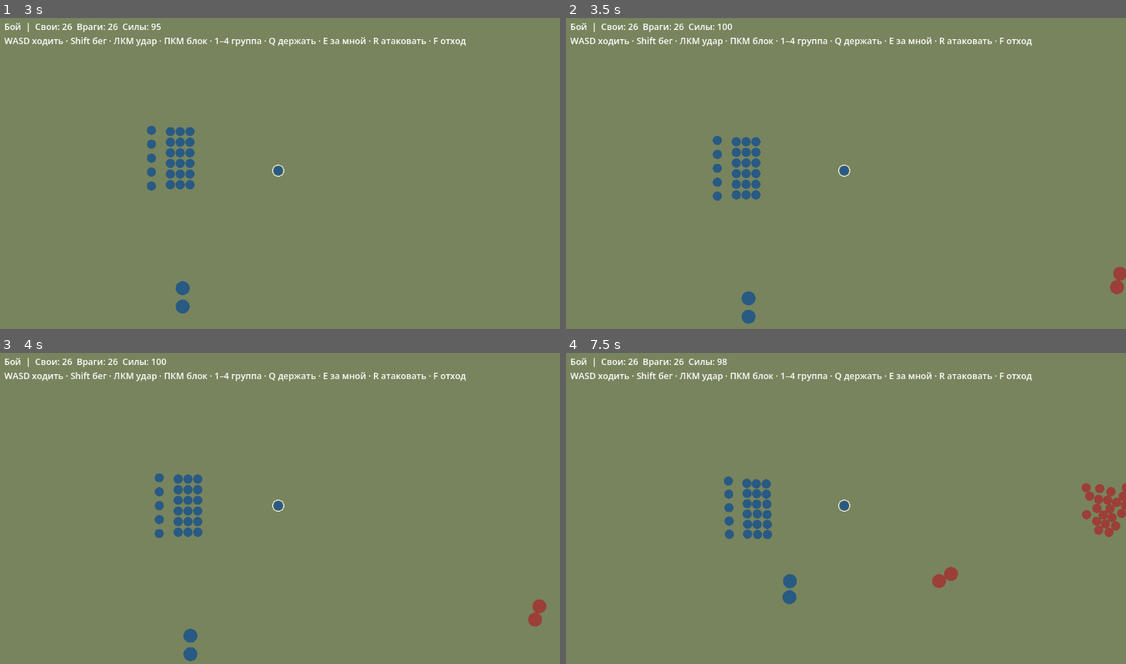
Above: before the commit, frames 1-4 (two rows, left to right).
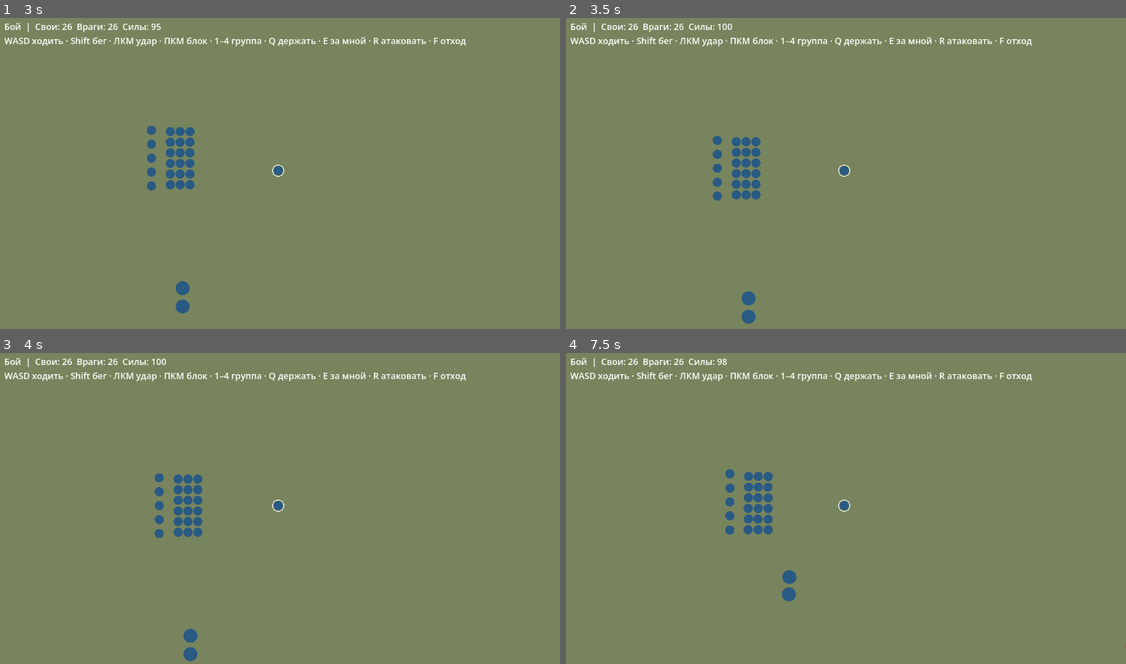
Above: after the commit, the same moments.

Repository: akglebak16/iron-standard
Game: Godot game, scene res://app/main.tscn
Two runs of this game, one before a commit and one after it. Both use one fixed random seed, a clock stepped at 60 frames per second and the inputs below.
Inputs (mouse positions are in pixels of both pictures, inside the frame that each line leads up to):
- Up to frame 1 (3 s): tap Enter at 0.5 s; move the mouse to (403, 154) at 0.52 s; hold D 0.53-1.28 s; hold Shift 0.53-1.28 s; click (403, 154) at 0.67 s; move the mouse to (168, 185) at 1.27 s; hold S 1.28-2.03 s; tap 1 at 1.35 s; move the mouse to (336, 101) at 2.02 s; hold D 2.03-2.78 s; tap 2 at 2.1 s; move the mouse to (252, 232) at 2.77 s; hold W from 2.78 s (still down); tap 3 at 2.85 s; click (252, 232) at 2.92 s
- Up to frame 2 (3.5 s): keep holding W
- Up to frame 3 (4 s): move the mouse to (448, 552) at 3.52 s; release W at 3.53 s; hold A from 3.53 s (still down); tap 4 at 3.6 s
- Up to frame 4 (7.5 s): move the mouse to (672, 458) at 4.27 s; tap one key every 0.75 s from 4.35 s: Q E R F Shift; move the mouse to (874, 505) at 5.02 s; release A at 5.03 s; hold S 5.03-5.78 s; click (874, 505) at 5.17 s; move the mouse to (762, 427) at 5.77 s; hold D 5.78-6.53 s; move the mouse to (969, 489) at 6.52 s; hold W 6.53-7.28 s; move the mouse to (734, 520) at 7.27 s; hold D from 7.28 s (still down); click (734, 520) at 7.42 s

Frame 1 is identical in both runs. In frame 2, 0.2% of the frame differs, in the area x 97-100%, y 80-89%; in frame 3, 0.2%; in frame 4, 2.0%, in the area x 28-100%, y 37-95%.

Commit message:
Перенести тактику отрядов и следование герою

Diff:
--- a/godot/battle/application/factory.gd
+++ b/godot/battle/application/factory.gd
@@ -5,7 +5,6 @@
 const State = preload("res://battle/model/state.gd")
 const Unit = preload("res://battle/model/unit.gd")
 const Session = preload("res://battle/application/session.gd")
-const Config = preload("res://battle/config.gd")
 
 static func create(setup: Setup, catalog: Catalog) -> Session:
 	if setup == null or catalog == null or not setup.hero_position.is_finite():
@@ -29,6 +28,4 @@
 	hero.block_chance = float(troop.block)
 	hero.shield_block = float(troop.get("shb", 0))
 	state.add_unit(hero)
-	for group in state.groups[1]:
-		group.order = Config.ORDER_CHARGE
 	return Session.new(state, hero, rng)
--- a/godot/battle/application/session.gd
+++ b/godot/battle/application/session.gd
@@ -2,6 +2,7 @@
 const Morale = preload("res://battle/rules/morale.gd")
 const CombatStep = preload("res://battle/rules/combat_step.gd")
 const Movement = preload("res://battle/rules/movement.gd")
+const Tactics = preload("res://battle/rules/tactics.gd")
 ## Single writer for a running battle. No SceneTree, Input, files or translated text.
 const State = preload("res://battle/model/state.gd")
 const Unit = preload("res://battle/model/unit.gd")
@@ -17,6 +18,7 @@
 var _orders: Array[Dictionary] = []
 var _outcome: Outcome = Outcome.RUNNING
 var _tick: int = 0
+var _elapsed_seconds: float = 0.0
 
 func _init(state: State, hero: Unit, rng: RandomNumberGenerator) -> void:
 	assert(state != null and hero != null and rng != null)
@@ -45,6 +47,9 @@
 	for command in _orders:
 		_state.give_order(command.order, command.point, command.selection)
 	_orders.clear()
+	_elapsed_seconds += dt
+	Tactics.enemy_step(_state, 1, _elapsed_seconds, dt)
+	Tactics.follow_hero(_state, _hero)
 	HeroControl.step(_state, _hero, _input, dt, _rng)
 	var spatial_index = Movement.step(_state, dt, _hero.position, _hero.facing, _rng)
 	CombatStep.step(_state, dt, _rng, spatial_index)
--- a/godot/battle/config.gd
+++ b/godot/battle/config.gd
@@ -45,6 +45,24 @@
 const SPEED_RANDOM_MAX := 1.06
 const FOLLOW_REAR_OFFSET := [50.0, 135.0, 60.0]
 const FOLLOW_CAVALRY_SIDE_OFFSET := 170.0
+const AI_INFANTRY_CHARGE_DISTANCE := 215.0
+const AI_INFANTRY_FORCE_CHARGE_SECONDS := 80.0
+const AI_GROUP_ADVANCE_DELAY_SECONDS := 2.5
+const AI_INFANTRY_ADVANCE_SPEED := 40.0
+const AI_ARCHER_CHARGE_DISTANCE := 105.0
+const AI_ARCHER_NO_INFANTRY_CHARGE_DISTANCE := 190.0
+const AI_ARCHER_ADVANCE_DISTANCE := 325.0
+const AI_ARCHER_ADVANCE_WITH_INFANTRY_SPEED := 40.0
+const AI_ARCHER_ADVANCE_ALONE_SPEED := 30.0
+const AI_CAVALRY_FLANK_DELAY_SECONDS := 4.0
+const AI_CAVALRY_FLANK_OFFSET := 430.0
+const AI_CAVALRY_FLANK_EDGE := 120.0
+const AI_CAVALRY_FLANK_PROGRESS := 0.7
+const AI_CAVALRY_FLANK_SPEED := 105.0
+const AI_CAVALRY_WAYPOINT_ARRIVAL := 60.0
+const AI_CAVALRY_CHARGE_DISTANCE := 250.0
+const AI_TACTIC_WAIT := "wait"
+const AI_TACTIC_FLANK := "flank"
 const FOOT_STEERING_RATE := 10.0
 const HORSE_STEERING_RATE := 2.4
 const ARRIVAL_DISTANCE := 2.0
--- a/godot/battle/model/group.gd
+++ b/godot/battle/model/group.gd
@@ -8,6 +8,8 @@
 var direction: float
 var order: String = Config.ORDER_HOLD
 var backing: bool = false
+var tactic_state: String = Config.AI_TACTIC_WAIT
+var waypoint: Vector2 = Vector2.ZERO
 var units: Array[Unit] = []
 
 func _init(group_side: int, group_kind: int, at: Vector2, facing: float) -> void:
--- a/godot/battle/rules/movement.gd
+++ b/godot/battle/rules/movement.gd
@@ -11,16 +11,7 @@
 static func step(battle: State, dt: float, hero_position: Vector2, hero_facing: float = 0.0, rng: RandomNumberGenerator = null) -> SpatialIndex:
 	if dt <= 0.0:
 		return null
-	var foe := battle.centroid(1)
 	var index: SpatialIndex = SpatialIndex.new(battle.units) if battle.units.size() >= Config.SPATIAL_MIN_UNITS else null
-	for group: Group in battle.groups[0]:
-		if group.order != Config.ORDER_FOLLOW:
-			continue
-		var facing := (foe - hero_position).angle() if foe != Vector2.INF else hero_facing
-		group.direction = facing
-		var rear: float = Config.FOLLOW_REAR_OFFSET[group.kind]
-		var lateral := Config.FOLLOW_CAVALRY_SIDE_OFFSET if group.kind == Config.GROUP_CAVALRY else 0.0
-		group.center = hero_position - Vector2(cos(facing), sin(facing)) * rear + Vector2(-sin(facing), cos(facing)) * lateral
 	for unit_index in battle.units.size():
 		var unit: Unit = battle.units[unit_index]
 		if unit.dead or unit.gone or unit.hero:
--- /dev/null
+++ b/godot/battle/rules/tactics.gd
@@ -0,0 +1,70 @@
+extends RefCounted
+## Single-player sideBrain() and playerFollow() from src/03_battle.js.
+const Config = preload("res://battle/config.gd")
+const State = preload("res://battle/model/state.gd")
+const Group = preload("res://battle/model/group.gd")
+const Unit = preload("res://battle/model/unit.gd")
+
+static func enemy_step(battle: State, side: int, elapsed: float, dt: float) -> void:
+	var foe := battle.centroid(1 - side)
+	var own := battle.centroid(side)
+	if foe == Vector2.INF or own == Vector2.INF:
+		return
+	var groups: Array = battle.groups[side]
+	var infantry: Group = groups[Config.GROUP_INFANTRY]
+	var archers: Group = groups[Config.GROUP_ARCHERS]
+	var cavalry: Group = groups[Config.GROUP_CAVALRY]
+	var has_infantry := not infantry.active_units().is_empty()
+	if infantry.order != Config.ORDER_CHARGE:
+		var nearest := _nearest_foe_distance(battle, infantry.center, 1 - side)
+		if nearest < Config.AI_INFANTRY_CHARGE_DISTANCE or elapsed > Config.AI_INFANTRY_FORCE_CHARGE_SECONDS:
+			infantry.order = Config.ORDER_CHARGE
+		elif elapsed > Config.AI_GROUP_ADVANCE_DELAY_SECONDS:
+			_advance(infantry, foe, Config.AI_INFANTRY_ADVANCE_SPEED, dt)
+	if archers.order != Config.ORDER_CHARGE:
+		var nearest := _nearest_foe_distance(battle, archers.center, 1 - side)
+		if nearest < Config.AI_ARCHER_CHARGE_DISTANCE or (not has_infantry and nearest < Config.AI_ARCHER_NO_INFANTRY_CHARGE_DISTANCE):
+			archers.order = Config.ORDER_CHARGE
+		elif nearest > Config.AI_ARCHER_ADVANCE_DISTANCE and elapsed > Config.AI_GROUP_ADVANCE_DELAY_SECONDS:
+			_advance(archers, foe, Config.AI_ARCHER_ADVANCE_WITH_INFANTRY_SPEED if has_infantry else Config.AI_ARCHER_ADVANCE_ALONE_SPEED, dt)
+		else:
+			archers.direction = (foe - archers.center).angle()
+	if cavalry.active_units().is_empty() or cavalry.order == Config.ORDER_CHARGE:
+		return
+	if cavalry.tactic_state == Config.AI_TACTIC_WAIT:
+		if elapsed > Config.AI_CAVALRY_FLANK_DELAY_SECONDS:
+			cavalry.tactic_state = Config.AI_TACTIC_FLANK
+			var flank_side := 1.0 if cavalry.center.y >= battle.arena_size.y * 0.5 else -1.0
+			cavalry.waypoint = Vector2(lerpf(own.x, foe.x, Config.AI_CAVALRY_FLANK_PROGRESS), clampf(foe.y + flank_side * Config.AI_CAVALRY_FLANK_OFFSET, Config.AI_CAVALRY_FLANK_EDGE, battle.arena_size.y - Config.AI_CAVALRY_FLANK_EDGE))
+	else:
+		var offset := cavalry.waypoint - cavalry.center
+		var remaining := offset.length()
+		cavalry.direction = offset.angle()
+		cavalry.center += offset.normalized() * Config.AI_CAVALRY_FLANK_SPEED * dt
+		if remaining < Config.AI_CAVALRY_WAYPOINT_ARRIVAL or _nearest_foe_distance(battle, cavalry.center, 1 - side) < Config.AI_CAVALRY_CHARGE_DISTANCE:
+			cavalry.order = Config.ORDER_CHARGE
+
+static func follow_hero(battle: State, hero: Unit) -> void:
+	if hero.dead:
+		return
+	var foe := battle.centroid(1)
+	var facing: float = (foe - hero.position).angle() if foe != Vector2.INF else hero.facing
+	for group: Group in battle.groups[0]:
+		if group.order != Config.ORDER_FOLLOW:
+			continue
+		var rear: float = Config.FOLLOW_REAR_OFFSET[group.kind]
+		var side: float = Config.FOLLOW_CAVALRY_SIDE_OFFSET if group.kind == Config.GROUP_CAVALRY else 0.0
+		group.direction = facing
+		group.center = hero.position - Vector2(cos(facing), sin(facing)) * rear + Vector2(-sin(facing), cos(facing)) * side
+
+static func _nearest_foe_distance(battle: State, point: Vector2, side: int) -> float:
+	var closest := INF
+	for unit: Unit in battle.units:
+		if unit.side == side and not unit.dead and not unit.gone and not unit.fleeing:
+			closest = minf(closest, point.distance_to(unit.position))
+	return closest
+
+static func _advance(group: Group, foe: Vector2, speed: float, dt: float) -> void:
+	var angle := (foe - group.center).angle()
+	group.direction = angle
+	group.center += Vector2(cos(angle), sin(angle)) * speed * dt
--- a/godot/battle/tests/rules/test_movement.gd
+++ b/godot/battle/tests/rules/test_movement.gd
@@ -30,7 +30,6 @@
 	assert(foot.facing == 0.0)
 	assert(battle.give_order(Config.ORDER_FOLLOW, Vector2.ZERO, Config.GROUP_CAVALRY))
 	Movement.step(battle, 0.1, Vector2(900, 850))
-	assert(battle.groups[0][Config.GROUP_CAVALRY].center == Vector2(840, 1020))
 	assert(battle.give_order(Config.ORDER_RETREAT, Vector2.ZERO, Config.GROUP_INFANTRY))
 	assert(battle.groups[0][Config.GROUP_INFANTRY].center.x < foot.position.x)
 	foot.fleeing = true
--- /dev/null
+++ b/godot/battle/tests/rules/test_tactics.gd
@@ -0,0 +1,88 @@
+extends SceneTree
+const Tactics = preload("res://battle/rules/tactics.gd")
+const State = preload("res://battle/model/state.gd")
+const Unit = preload("res://battle/model/unit.gd")
+const Config = preload("res://battle/config.gd")
+
+func _initialize() -> void:
+	_test_infantry_and_archers()
+	_test_cavalry_flank()
+	_test_follow()
+	print("Tactics tests passed")
+	quit(0)
+
+func _battle() -> State:
+	var battle := State.new()
+	battle.setup_groups()
+	var foe := Unit.new(0, 0, Vector2(600, 800), 100, 0, 1)
+	battle.add_grouped_unit(foe, Config.GROUP_INFANTRY)
+	return battle
+
+func _enemy(battle: State, kind: int, at: Vector2) -> Unit:
+	var unit := Unit.new(battle.units.size(), 1, at, 100, 0, 1)
+	battle.add_grouped_unit(unit, kind)
+	battle.groups[1][kind].center = at
+	return unit
+
+func _test_infantry_and_archers() -> void:
+	var battle := _battle()
+	_enemy(battle, Config.GROUP_INFANTRY, Vector2(1200, 800))
+	_enemy(battle, Config.GROUP_ARCHERS, Vector2(1300, 800))
+	var infantry = battle.groups[1][Config.GROUP_INFANTRY]
+	var archers = battle.groups[1][Config.GROUP_ARCHERS]
+	Tactics.enemy_step(battle, 1, 2.5, 0.1)
+	assert(infantry.center == Vector2(1200, 800))
+	assert(archers.center == Vector2(1300, 800))
+	Tactics.enemy_step(battle, 1, 2.6, 1.0)
+	assert(is_equal_approx(infantry.center.x, 1160.0))
+	assert(is_equal_approx(archers.center.x, 1260.0))
+	battle.units[0].position = Vector2(1000, 800)
+	Tactics.enemy_step(battle, 1, 2.7, 0.1)
+	assert(infantry.order == Config.ORDER_CHARGE)
+	assert(archers.order == Config.ORDER_HOLD)
+	battle.units[0].position = Vector2(1156, 800)
+	Tactics.enemy_step(battle, 1, 2.8, 0.1)
+	assert(archers.order == Config.ORDER_CHARGE)
+	var forced := _battle()
+	_enemy(forced, Config.GROUP_INFANTRY, Vector2(1200, 800))
+	Tactics.enemy_step(forced, 1, 80.0, 0.1)
+	assert(forced.groups[1][0].order == Config.ORDER_HOLD)
+	Tactics.enemy_step(forced, 1, 80.1, 0.1)
+	assert(forced.groups[1][0].order == Config.ORDER_CHARGE)
+	var archers_only := _battle()
+	_enemy(archers_only, Config.GROUP_ARCHERS, Vector2(770, 800))
+	Tactics.enemy_step(archers_only, 1, 1.0, 0.1)
+	assert(archers_only.groups[1][1].order == Config.ORDER_CHARGE)
+
+func _test_cavalry_flank() -> void:
+	var battle := _battle()
+	_enemy(battle, Config.GROUP_CAVALRY, Vector2(1300, 1100))
+	var cavalry = battle.groups[1][Config.GROUP_CAVALRY]
+	Tactics.enemy_step(battle, 1, 4.0, 0.1)
+	assert(cavalry.tactic_state == Config.AI_TACTIC_WAIT)
+	Tactics.enemy_step(battle, 1, 4.1, 0.1)
+	assert(cavalry.tactic_state == Config.AI_TACTIC_FLANK)
+	assert(cavalry.waypoint.y == 1230.0)
+	var before: Vector2 = cavalry.center
+	Tactics.enemy_step(battle, 1, 4.2, 1.0)
+	assert(is_equal_approx(cavalry.center.distance_to(before), Config.AI_CAVALRY_FLANK_SPEED))
+	cavalry.center = cavalry.waypoint + Vector2(50, 0)
+	Tactics.enemy_step(battle, 1, 4.3, 0.1)
+	assert(cavalry.order == Config.ORDER_CHARGE)
+
+func _test_follow() -> void:
+	var battle := _battle()
+	battle.units[0].position = Vector2(1200, 800)
+	var hero := Unit.new(1, 0, Vector2(900, 800), 100, 0, 1)
+	hero.hero = true
+	battle.add_unit(hero)
+	for group in battle.groups[0]:
+		group.order = Config.ORDER_FOLLOW
+	Tactics.follow_hero(battle, hero)
+	assert(battle.groups[0][0].center == Vector2(850, 800))
+	assert(battle.groups[0][1].center == Vector2(765, 800))
+	assert(battle.groups[0][2].center == Vector2(840, 970))
+	hero.dead = true
+	hero.position = Vector2(1000, 800)
+	Tactics.follow_hero(battle, hero)
+	assert(battle.groups[0][0].center == Vector2(850, 800))
Not shown, changed: CHANGELOG.md
Not shown, changed: godot/ARCHITECTURE.md
Not shown, changed: godot/MIGRATION_CHECKLIST.md
Not shown, changed: godot/battle/PARITY.md
Not shown, changed: shareness/lessons.md
